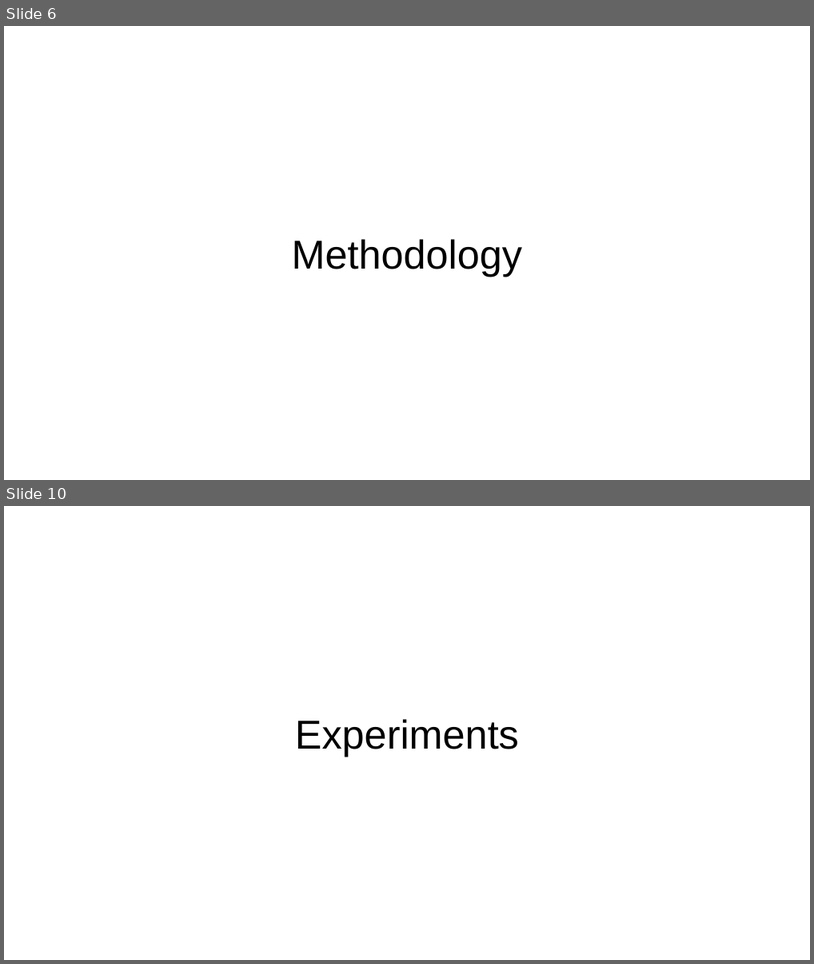
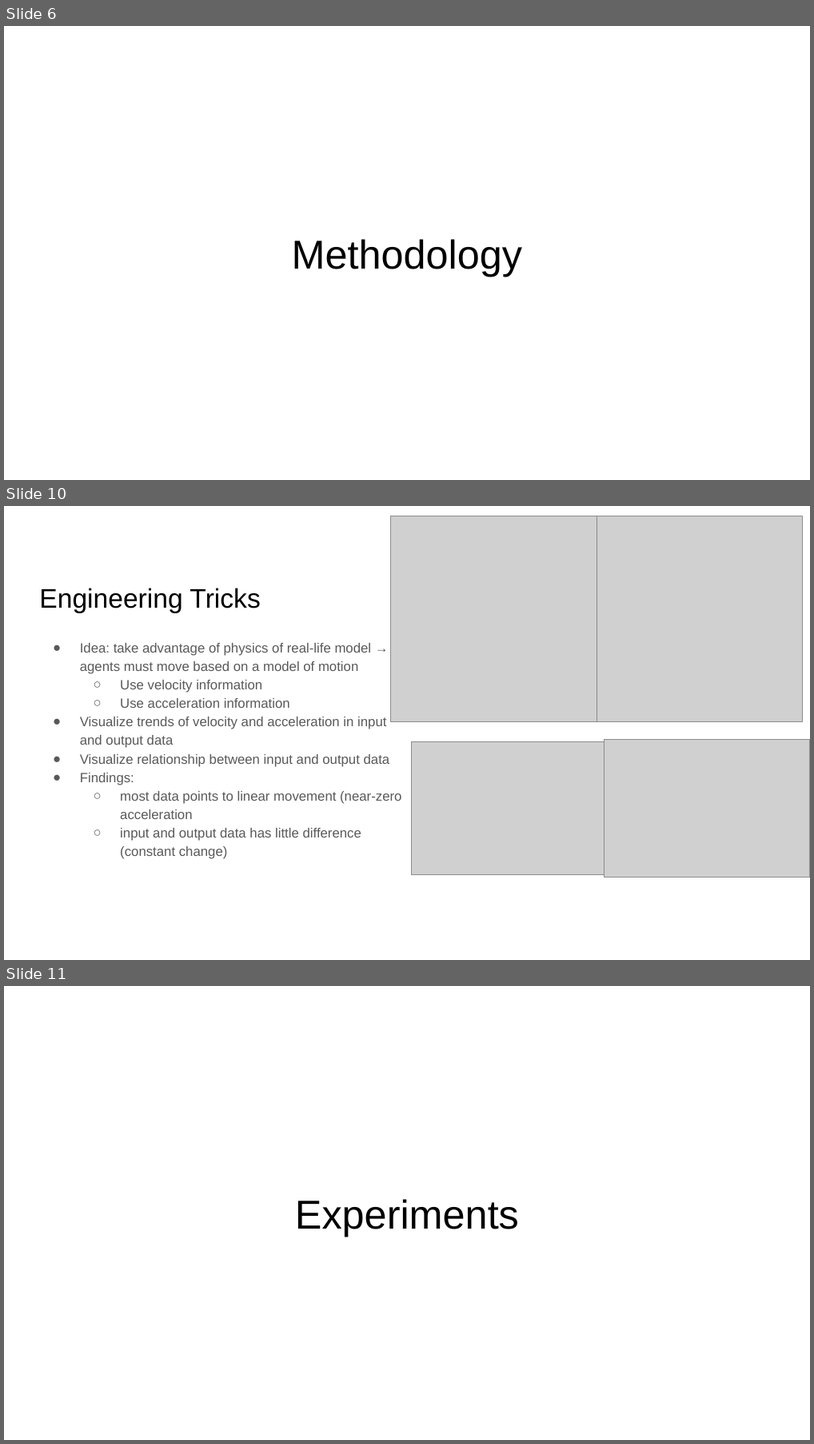
Before and after one commit to wis003/CSE151B, a slide deck: Kaggle Competition/Submission/CSE 151B Presentation.pptx. Shown one above the other, each under a label of ours: slides 6 and 10 before the commit, slides 6, 10 and 11 after it; the slides between them are not shown. The pictures are 814x964 and 814x1444 pixels, drawn with LibreOffice and Linux fonts; fonts in the diff are those of the drawing; grey boxes stand for pictures. Boxes give left, top, right and bottom in pixels: in the first picture for what was removed or moved away, otherwise in the second. Text is boxed around its words. In the diff, an @@ line names an element or a change of style, - is before the commit and + after.

```diff
--- a/Kaggle Competition/Submission/CSE 151B Presentation.pptx
+++ b/Kaggle Competition/Submission/CSE 151B Presentation.pptx
@@ slide 10 added at [4, 506, 810, 960], background #FFFFFF @@
@@ picture added at [391, 516, 597, 721] @@
@@ picture added at [597, 516, 802, 721] @@
@@ title added at [39, 588, 260, 613], 24 pt, text #000000 @@
+Engineering Tricks
@@ text added at [80, 643, 402, 859], 12 pt, text #595959 @@
+● Idea: take advantage of physics of real-life model → agents must move based on a model of motion
+  ○ Use velocity information
+  ○ Use acceleration information
+● Visualize trends of velocity and acceleration in input and output data
+● Visualize relationship between input and output data
+● Findings:
+  ○ most data points to linear movement (near-zero acceleration
+  ○ input and output data has little difference (constant change)
@@ picture added at [411, 742, 610, 875] @@
@@ picture added at [605, 740, 810, 877] @@
@@ what was slide 10 is now slide 11 @@
```
Also in this commit, not shown: 1 slide changed, 12 other slides added, 10 slides removed, 1 other file.
